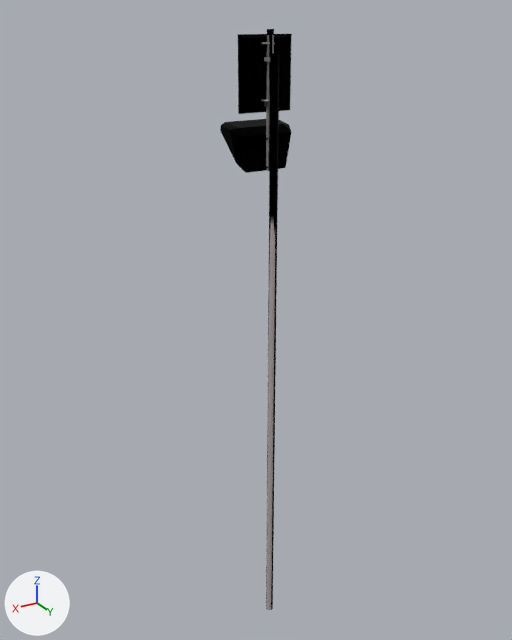
The Blender file DGS-Safedock-X/Safedock-X.blend, before and after one commit.
The view is the same before and after, from a camera (50 mm lens) standing at (6.69, 10.77, 2.54) and looking at (-0.07, -0.49, -3.09). The lights are fixed; the arrows at lower left show +X, +Y and +Z. The first picture is the older version.

Names of what the first picture shows: 'Cube.001', 'Display', 'High poly small pole', 'Low poly small pole', 'Pole'.
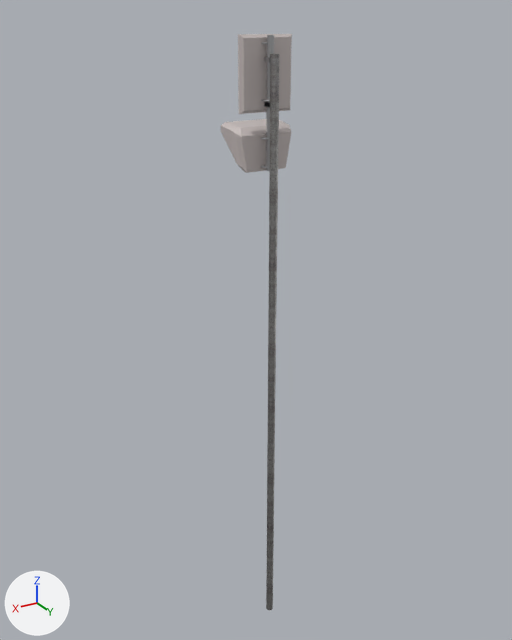
Where the newer file only moved an object's origin or applied its transform, the numbers keep the older frame.

Changed parts and their boxes (x1, y1, x2, y2) in the pictures (512 x 640 px; the box of a moved part takes in the faces that stretch with it):
'Pole', recoloured, surface changed: (266, 54, 279, 610) in both
'Low poly small pole', moved: before (267, 29, 274, 76); after (267, 36, 273, 93)
part 2 of me_cube_006, recoloured: before (289, 34, 292, 108); after (290, 34, 292, 98)
part 3 of me_cube_006, recoloured: (241, 108, 290, 114) in both
part 4 of me_cube_006, recoloured (black to light grey): (239, 34, 291, 38) in both
part 5 of me_cube_006, recoloured (black to light grey): (238, 34, 244, 114) in both
part 6 of me_cube_006, recoloured (black to light grey): (244, 37, 291, 111) in both
part 8 of me_cube_001, moved or reshaped: (220, 119, 291, 173) in both
part 9 of me_cylinder_006, deleted: before (266, 35, 274, 171)
part 10 of me_cylinder_006, added: after (266, 35, 274, 171)

The change, as a list of edits to the scene's bpy script:
```text
Add mat_galvanized_steel:
    mat_galvanized_steel = bpy.data.materials.new('Galvanized steel')
    # uses the picture img_standard_galvanized_steel__ideal_for_structures_basecolor_jpg
    # uses the picture img_standard_galvanized_steel__ideal_for_structures_displacement_pn
    # uses the picture img_standard_galvanized_steel__ideal_for_structures_metallic_jpg
    # uses the picture img_standard_galvanized_steel__ideal_for_structures_normal_jpg
    # uses the picture img_standard_galvanized_steel__ideal_for_structures_roughness_jpg
Change me_cylinder_005:
    remove me_cylinder_005.from_pydata(...)  # 16 vertices, 10 faces; spans x -0.06..0.06, y -0.06..0.06, z -0.65..1.33
    add me_cylinder_005.from_pydata(...)  # 16 vertices, 10 faces; spans x -0.06..0.06, y 0.03..0.15, z 0.25..2.23
    me_cylinder_005 part 1: the whole mesh is moved by (0.0, 0.09, 0.9)
Change me_cube_006:
    remove me_cube_006.from_pydata(...)  # 20 vertices, 18 faces; spans x -0.51..0.51, y -0.1..0.0, z 0.998..2.248
    add me_cube_006.from_pydata(...)  # 20 vertices, 18 faces; spans x -0.51..0.51, y -0.096..0.004, z 0.998..2.248
    me_cube_006 part 2: all 4 faces centred in x -0.51..-0.465, y -0.1..-0.025, z 1.623 switch from mat_material (picture img_safedock_x_png) to mat_beige (light grey #cdc3c1)
    me_cube_006 part 3: all 4 faces centred in x 0.0, y -0.1..-0.025, z 0.998..1.043 switch from mat_material (picture img_safedock_x_png) to mat_beige (light grey #cdc3c1)
    me_cube_006 part 4: all 4 faces centred in x 0.0, y -0.1..-0.025, z 2.203..2.248 switch from mat_material (picture img_safedock_x_png) to mat_beige (light grey #cdc3c1)
    me_cube_006 part 5: all 4 faces centred in x 0.465..0.51, y -0.1..-0.025, z 1.623 switch from mat_material (picture img_safedock_x_png) to mat_beige (light grey #cdc3c1)
    me_cube_006 part 6: the 1 face centred in x 0.0, y 0.0, z 1.623 switches from mat_material (picture img_safedock_x_png) to mat_beige (light grey #cdc3c1)
    edits to the shape of me_cube_006 do not show in these pictures
    add me_cube_006.materials.append(mat_led)  # picture img_safedock_x_img_png_001
Change me_cylinder:
    where me_cylinder.from_pydata(...)  # 64 vertices, 33 faces; spans x -0.08..0.08, y 0.16..0.31, z -10.05..1.95
    remove me_cylinder.materials.append(mat_material)  # picture img_safedock_x_png
    me_cylinder part 7: texture (UV) coordinates of 33 of 33 faces, centred in x -0.07..0.07, y 0.16..0.31, z -4.05..1.95, changed; they spanned u 0.39..0.51, v 0.03..0.15 and now span u 0.02..0.13, v 0.07..0.98
    add me_cylinder.materials.append(mat_galvanized_steel)
Change me_cube_001:
    remove me_cube_001.from_pydata(...)  # 30 vertices, 26 faces; spans x -0.626..0.626, y -0.604..-0.004, z -0.014..0.8
    remove me_cube_001.materials.append(mat_material)  # picture img_safedock_x_png
    add me_cube_001.from_pydata(...)  # 27 vertices, 24 faces; spans x -0.626..0.626, y -0.596..0.002, z -0.013..0.8
    me_cube_001 part 8: the whole mesh is rebuilt
    add me_cube_001.materials.append(mat_sensor_front)  # picture img_safedock_x_img_png_001
    add me_cube_001.materials.append(mat_beige)  # light grey #cdc3c1
Change me_cylinder_006:
    remove me_cylinder_006.from_pydata(...)  # 32 vertices, 18 faces; spans x -0.06..0.06, y -0.06..0.06, z -0.99..1.24
    remove me_cylinder_006.materials.append(mat_material)  # picture img_safedock_x_png
    add me_cylinder_006.from_pydata(...)  # 32 vertices, 17 faces; spans x -0.06..0.06, y 0.03..0.15, z 0.01..2.24
    me_cylinder_006 part 9: 32 vertices removed from x -0.06..0.06, y -0.06..0.06, z -0.99..1.24
    me_cylinder_006 part 10: 32 vertices added at x -0.06..0.06, y 0.03..0.15, z 0.01..2.24
    add me_cylinder_006.materials.append(mat_stainless_steel)  # light grey #c3c4c6
Change ob_low_poly_small_pole:
    ob_low_poly_small_pole.location: (0.0, 0.09, 1.0) -> (0.0, 0.0, 0.0)
Change ob_high_poly_small_pole:
    ob_high_poly_small_pole.location: (0.0, 0.09, 1.0) -> (0.0, 0.0, 0.0)
```
